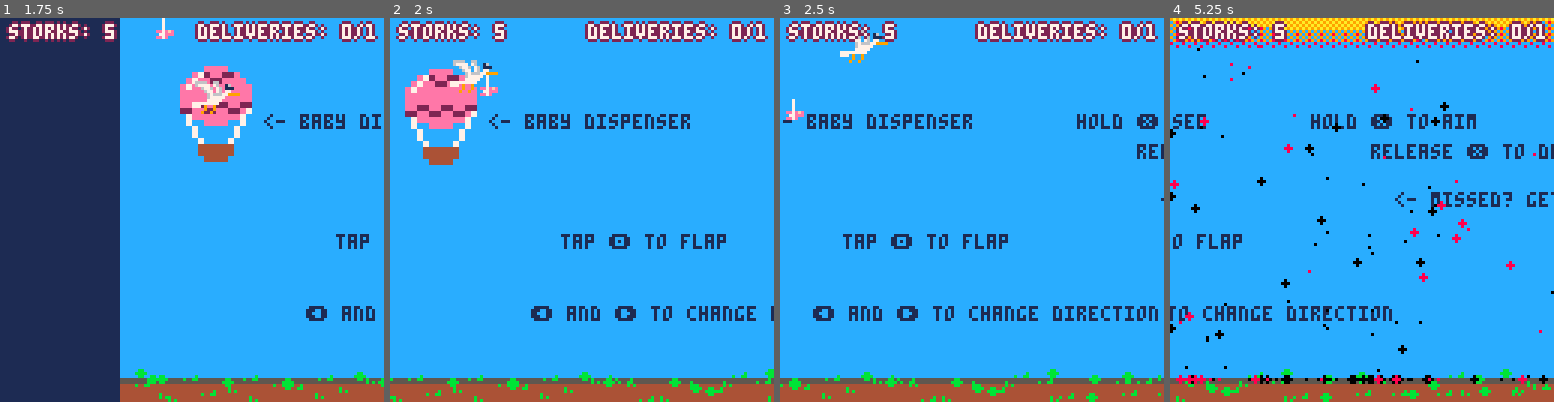
Above: before the commit, frames 1-4 (left to right).
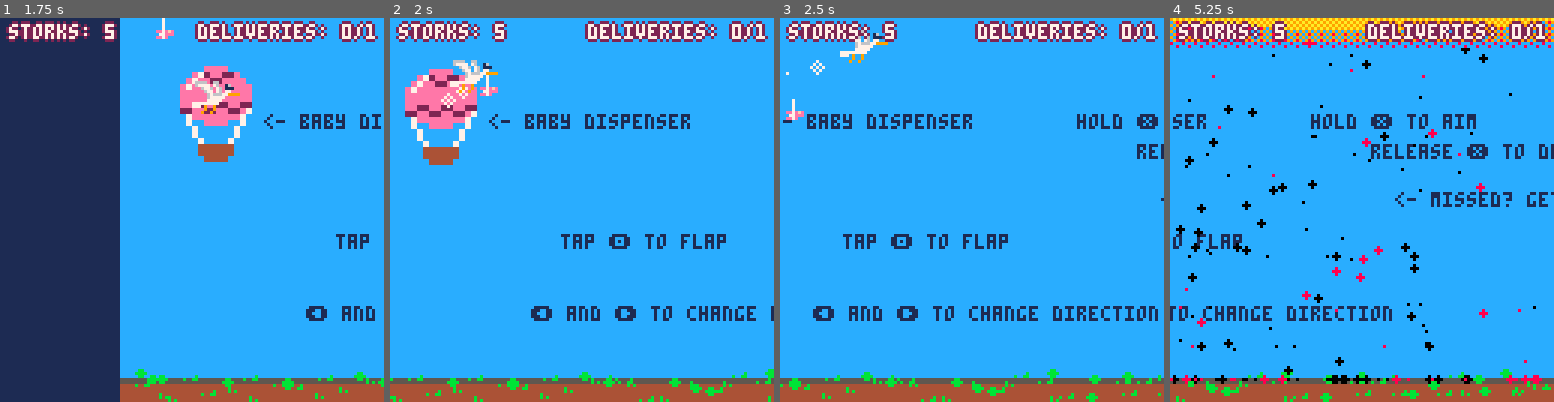
Above: after the commit, the same moments.

Repository: cheesepencil/ld53
Game: PICO-8 cartridge ld53.p8
Same seed, same stepped clock (60 frames per second), same inputs: the game is played once before the commit and once after it.
Inputs:
- Up to frame 1 (1.75 s): tap X (X key) at 0.33, 1.07 s; tap O (Z key) at 0.7, 1.7 s; hold Right from 1.6 s (still down)
- Up to frame 2 (2 s): keep holding Right; tap X (X key) at 1.85 s
- Up to frame 3 (2.5 s): release Right at 2.1 s; tap O (Z key) at 2.1 s; hold Up 2.15-2.42 s; hold Right from 2.47 s (still down)
- Up to frame 4 (5.25 s): tap O (Z key) every 0.4 s from 2.5 to 4.9 s; tap X (X key) at 2.97, 4.08, 5.2 s; release Right at 3.03 s; hold Left 3.08-3.58 s; hold Down 3.63-3.97 s; hold Right 4.02-4.68 s; hold Up 4.73-5.03 s; hold Left from 5.08 s (still down)

Frame 1 is identical in both runs. In frame 2, 0.1% of the frame differs, in the area x 13-21%, y 17-24%; in frame 3, less than 0.1%; in frame 4, 3.7%, in the area x 0-100%, y 6-96%.

Commit message:
bird puff effect

Diff:
--- a/bird.lua
+++ b/bird.lua
@@ -1,3 +1,6 @@
+BIRD_PUFF_COOLDOWN = 0.125
+BIRD_PUFF_DURATION = 0.25
+
 function _bird_get_hitbox(bird)
     return {
         x = bird.x + 2,
@@ -22,6 +25,8 @@
             bird.x_velocity += FLAP_POWER * (bird.left and -1 or 1)
             bird.flapped_at = t()
             bird.sprite = 2
+            bird.create_puffs_until = t() + BIRD_PUFF_DURATION
+            bird.create_puff_after = t()
         end
     else
         bird.flapped = false
@@ -59,9 +64,33 @@
         bird.x_velocity = 0
         bird.left = false
     end
+
+    if t() < bird.create_puffs_until and t() >= bird.create_puff_after then
+        bird.create_puff_after = t() + BIRD_PUFF_COOLDOWN
+        function del_puff(puff_to_del)
+            del(bird.puffs, puff_to_del)
+        end
+
+        local puff = make_puff({
+            x = bird.x + 8 + rnd({0,1}),
+            y = bird.y + 10 + rnd({0,1}),
+            radius = 3,
+            shrink_speed = 0.125,
+            callback = del_puff
+        })
+        add(bird.puffs, puff)
+    end
+
+    for puff in all(bird.puffs) do
+        puff:update()
+    end
 end
 
 function _bird_draw(bird)
+    for puff in all(bird.puffs) do
+        puff:draw()
+    end
+
     local sprite = bird.y_velocity > 0 and 0 or 2
     spr(bird.sprite, bird.x, bird.y, 2, 2, bird.left)
 end
@@ -77,6 +106,9 @@
         flapped = false,
         flapped_at = 0,
         sprite = 0,
+        puffs = {},
+        create_puff_after = t(),
+        create_puffs_until = t(),
     }
 
     bird.update = _bird_update
--- a/drone.lua
+++ b/drone.lua
@@ -25,8 +25,8 @@
         end
 
         local puff = make_puff({
-            x = drone.x + 2 + rnd({0,1}),
-            y = drone.y + 2 + rnd({0,1}),
+            x = drone.x + 3 + rnd({0,1}),
+            y = drone.y + 3 + rnd({0,1}),
             radius = 2.5,
             callback = del_puff
         })
--- a/puff.lua
+++ b/puff.lua
@@ -1,7 +1,5 @@
-PUFF_SHRINK_SPEED = 0.5
-
 function _puff_update(puff)
-    puff.radius -= PUFF_SHRINK_SPEED
+    puff.radius -= puff.shrink_speed
 
     if puff.radius <= 0 then puff:callback() end
 end
@@ -18,7 +16,8 @@
         y = config.y or 64,
         radius = config.radius or 16,
         color = config.color or 7,
-        callback = config.callback or EMPTY_FUNCTION
+        callback = config.callback or EMPTY_FUNCTION,
+        shrink_speed = config.shrink_speed or 0.5
     }
 
     puff.update = _puff_update
